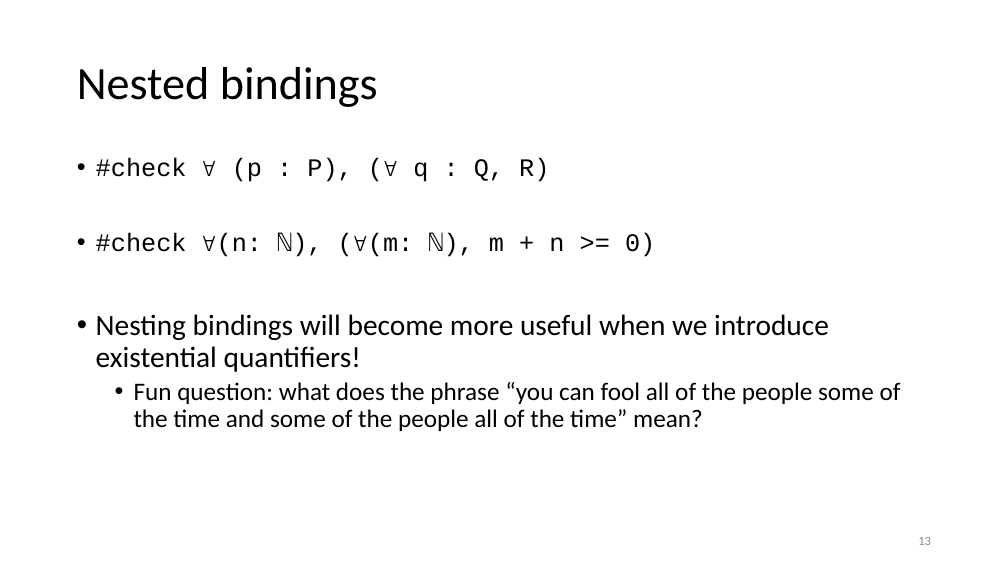
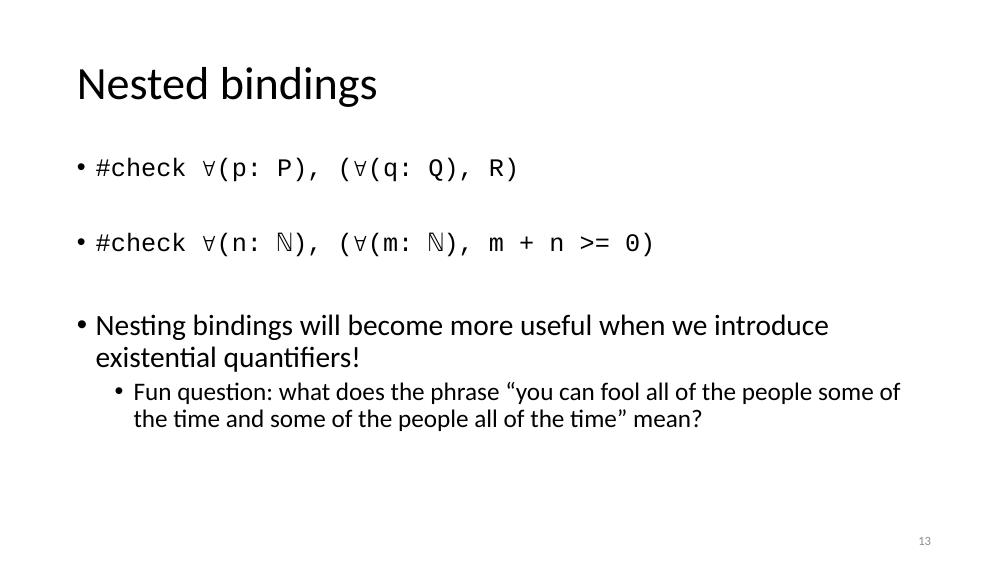
Before and after one commit to kevinsullivan/cs-dm, a slide deck: slide 13 of 07_Forall/Forall.pptx. Drawn at 1008x567 pixels with LibreOffice and Linux fonts; fonts in the diff are those of the drawing. Boxes give left, top, right and bottom in pixels: in the first picture for what was removed or moved away, otherwise in the second. Text is boxed around its words. In the diff, an @@ line names an element or a change of style, - is before the commit and + after.

```diff
--- a/07_Forall/Forall.pptx
+++ b/07_Forall/Forall.pptx
@@ text at box(96, 158, 519, 182): text changed @@
-• #check ∀ (p : P), (∀ q : Q, R)
+• #check ∀(p: P), (∀(q: Q), R)
```
Also in this commit, not shown: 1 other file.
